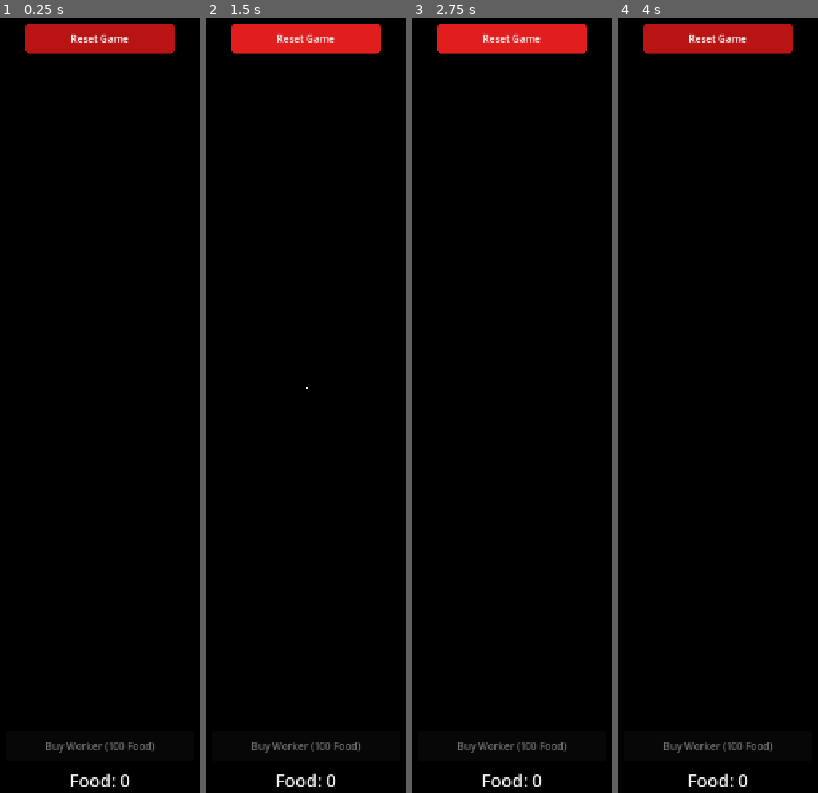
Above: before the commit, frames 1-4 (left to right).
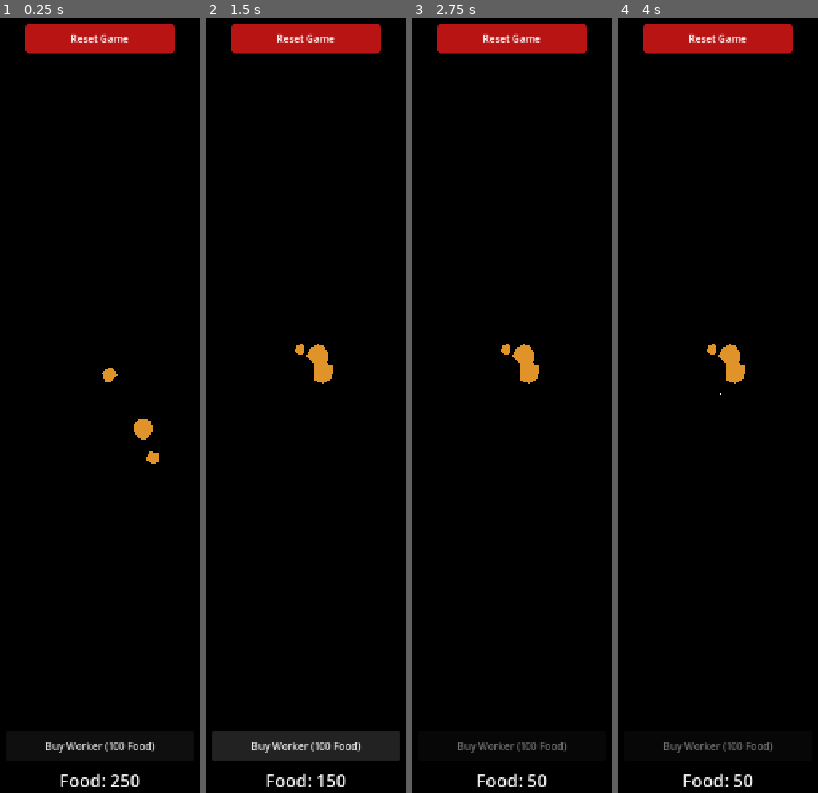
Above: after the commit, the same moments.

Repository: PabloVillagran/thatsHowYouGetAnts
Game: Godot game, scene res://MainScene.tscn
Two runs of this game, one before a commit and one after it. Both use one fixed random seed, a clock stepped at 60 frames per second and the inputs below.
Inputs (mouse positions are in pixels of both pictures, inside the frame that each line leads up to):
- Up to frame 1 (0.25 s): no input
- Up to frame 2 (1.5 s): click "Reset Game" at 0.5 s; click "Reset Game" (after the commit: "Buy Worker (100 Food)") at 1.25 s
- Up to frame 3 (2.75 s): click "Reset Game" (after the commit: "Buy Worker (100 Food)") at 2 s
- Up to frame 4 (4 s): tap Enter at 2.75 s; move the mouse to (817, 374) at 2.77 s; click (817, 374) at 2.92 s; tap Space at 3.5 s; drag from (628, 452) to (696, 568) at 3.52 s

The runs differ from the first frame. In frame 1, 1.1% of the frame differs, in the area x 23-80%, y 45-100%; in frame 2, 7.1%, in the area x 3-97%, y 0-100%; in frame 3, 3.6%; in frame 4, 0.9%.

Commit message:
Add worker food foraging

Diff:
--- a/scenes/ant_source.tscn
+++ b/scenes/ant_source.tscn
@@ -12,3 +12,6 @@
 
 [node name="WarriorCluster" type="Node2D" parent="." unique_id=814287650]
 position = Vector2(0, 32)
+
+[node name="FoodSources" type="Node2D" parent="."]
+z_index = -1
--- /dev/null
+++ b/scenes/food_source.tscn
@@ -0,0 +1,6 @@
+[gd_scene load_steps=2 format=3]
+
+[ext_resource type="Script" path="res://scripts/food_source.gd" id="1_food_source"]
+
+[node name="FoodSource" type="Polygon2D"]
+script = ExtResource("1_food_source")
--- a/scripts/ant_source.gd
+++ b/scripts/ant_source.gd
@@ -2,6 +2,7 @@
 
 signal worker_count_changed(count: int)
 const ANT_SCENE: PackedScene = preload("res://scenes/ant.tscn")
+const FOOD_SOURCE_SCENE: PackedScene = preload("res://scenes/food_source.tscn")
 const QUEEN_COUNT: int = 1
 const WORKER_COUNT: int = 10
 const WARRIOR_COUNT: int = 3
@@ -17,10 +18,14 @@
 @export_range(1.0, 10.0, 0.5) var idle_pause_duration: float = 3.0
 @export_range(0.0, 10000.0, 1.0) var food_search_range: float = 120.0
 @export_range(0.0, 10000.0, 1.0) var warrior_scout_range: float = 32.0
+@export_range(0, 20, 1) var active_food_source_count: int = 3
+@export_range(1, 100, 1) var food_per_ant_per_trip: int = 1
+@export_range(1.0, 20.0, 0.5) var food_gather_pause_duration: float = 5.0
 
 @onready var queen_cluster: Node2D = $QueenCluster
 @onready var worker_cluster: Node2D = $WorkerCluster
 @onready var warrior_cluster: Node2D = $WarriorCluster
+@onready var food_sources_container: Node2D = $FoodSources
 
 var queen_ants: Array[AntParticle] = []
 var worker_ants: Array[AntParticle] = []
@@ -36,6 +41,8 @@
 var warrior_idle_remaining: float = 0.0
 var worker_foraging_enabled: bool = false
 var worker_behavior_initialized: bool = false
+var worker_is_returning_food: bool = false
+var carried_food: int = 0
 
 
 func _ready() -> void:
@@ -43,6 +50,7 @@
 	if get_tree().current_scene == get_parent():
 		position = get_viewport_rect().size * 0.5
 	_spawn_colonies()
+	_spawn_initial_food_sources()
 	if not worker_ants.is_empty():
 		worker_groups.append(worker_ants.duplicate())
 	if not warrior_ants.is_empty():
@@ -109,6 +117,8 @@
 
 	var direction := Vector2.RIGHT.rotated(random.randf_range(0.0, TAU))
 	current_food_source = null
+	worker_is_returning_food = false
+	carried_food = 0
 	worker_destination = _center_of_mass(worker_ants) + direction * leader_destination_distance
 	_set_workers_walking()
 
@@ -135,14 +145,14 @@
 	worker_colony_is_walking = true
 
 
-func _pause_workers() -> void:
+func _pause_workers(duration: float = idle_pause_duration) -> void:
 	worker_colony_is_walking = false
-	worker_idle_remaining = idle_pause_duration
+	worker_idle_remaining = duration
 	_set_group_idle(worker_ants)
 
 
 func _update_worker_walking(delta: float) -> void:
-	if current_food_source != null:
+	if current_food_source != null and not worker_is_returning_food:
 		if not is_instance_valid(current_food_source):
 			current_food_source = null
 			_pause_workers()
@@ -165,7 +175,21 @@
 
 	if leader.position.distance_to(worker_destination) <= ARRIVAL_TOLERANCE and followers_settled:
 		worker_foraging_enabled = true
-		_pause_workers()
+		if worker_is_returning_food:
+			GameState.add_food(carried_food)
+			carried_food = 0
+			worker_is_returning_food = false
+			current_food_source = null
+			_pause_workers()
+		elif current_food_source != null and is_instance_valid(current_food_source):
+			carried_food = int(current_food_source.call("harvest", worker_ants.size() * food_per_ant_per_trip))
+			current_food_source = null
+			if carried_food > 0:
+				_pause_workers(food_gather_pause_duration)
+			else:
+				_pause_workers()
+		else:
+			_pause_workers()
 
 
 func _update_idle_workers(delta: float) -> void:
@@ -177,7 +201,10 @@
 		worker_idle_remaining = maxf(0.0, worker_idle_remaining - delta)
 		if worker_idle_remaining > 0.0:
 			return
-	if current_food_source != null and is_instance_valid(current_food_source):
+	if carried_food > 0:
+		_begin_worker_return_trip()
+		return
+	if current_food_source != null and is_instance_valid(current_food_source) and not worker_is_returning_food:
 		return
 	current_food_source = null
 	_start_worker_foraging_walk()
@@ -251,13 +278,15 @@
 func _nearest_food_source() -> Node2D:
 	var leader := worker_ants[0]
 	var nearest: Node2D
-	var nearest_distance := food_search_range
+	var nearest_distance := INF
 	for candidate in get_tree().get_nodes_in_group("food_sources"):
 		var source := candidate as Node2D
 		if source == null:
 			continue
+		if int(source.get("food_remaining")) <= 0:
+			continue
 		var distance := leader.global_position.distance_to(source.global_position)
-		if distance <= food_search_range and (nearest == null or distance < nearest_distance):
+		if nearest == null or distance < nearest_distance:
 			nearest = source
 			nearest_distance = distance
 	return nearest
@@ -268,6 +297,34 @@
 	for ant in group:
 		center += ant.position
 	return center / float(group.size())
+
+
+func _spawn_initial_food_sources() -> void:
+	for _index in range(active_food_source_count):
+		_spawn_food_source()
+
+
+func _spawn_food_source() -> void:
+	var source := FOOD_SOURCE_SCENE.instantiate() as Node2D
+	source.connect("depleted", _on_food_source_depleted)
+	food_sources_container.add_child(source)
+	source.call("initialize", random)
+	var angle := random.randf_range(0.0, TAU)
+	var radius := random.randf_range(food_search_range * 0.45, food_search_range)
+	source.position = Vector2.RIGHT.rotated(angle) * radius
+
+
+func _on_food_source_depleted(_source: Node2D) -> void:
+	_spawn_food_source()
+
+
+func _begin_worker_return_trip() -> void:
+	if worker_is_returning_food or carried_food <= 0:
+		return
+	worker_is_returning_food = true
+	current_food_source = null
+	worker_destination = worker_cluster.to_local(queen_cluster.global_position)
+	_set_workers_walking()
 
 
 
--- /dev/null
+++ b/scripts/food_source.gd
@@ -0,0 +1,57 @@
+extends Polygon2D
+
+signal depleted(source: Node2D)
+
+const SIDE_COUNTS: Array[int] = [5, 6, 7, 9]
+const MIN_FOOD: int = 50
+const MAX_FOOD: int = 300
+const MIN_RADIUS: float = 8.0
+const MAX_RADIUS: float = 24.0
+
+var starting_food: int = 0
+var food_remaining: int = 0
+var _depletion_step: int = 0
+var _is_depleted: bool = false
+
+
+func initialize(random: RandomNumberGenerator) -> void:
+	var sides := SIDE_COUNTS[random.randi_range(0, SIDE_COUNTS.size() - 1)]
+	starting_food = random.randi_range(MIN_FOOD, MAX_FOOD)
+	food_remaining = starting_food
+	var points := PackedVector2Array()
+	var base_angle := random.randf_range(0.0, TAU)
+	for index in range(sides):
+		var angle := base_angle + TAU * float(index) / float(sides) + random.randf_range(-0.13, 0.13)
+		var vertex_radius := random.randf_range(0.72, 1.0)
+		points.append(Vector2.RIGHT.rotated(angle) * vertex_radius)
+	polygon = points
+	var size_ratio := float(starting_food - MIN_FOOD) / float(MAX_FOOD - MIN_FOOD)
+	var radius := lerpf(MIN_RADIUS, MAX_RADIUS, size_ratio)
+	scale = Vector2.ONE * radius
+	color = Color(0.88, 0.58, 0.16, 1.0)
+	add_to_group("food_sources")
+
+
+func harvest(requested_amount: int) -> int:
+	if requested_amount <= 0 or _is_depleted:
+		return 0
+	var collected := mini(requested_amount, food_remaining)
+	food_remaining -= collected
+	var new_step := 4 if food_remaining == 0 else mini(3, int((starting_food - food_remaining) * 4.0 / starting_food))
+	if new_step > _depletion_step:
+		_depletion_step = new_step
+		scale = Vector2.ONE * _base_radius() * (1.0 - 0.25 * float(_depletion_step))
+	if food_remaining == 0:
+		_is_depleted = true
+		call_deferred("_finish_depletion")
+	return collected
+
+
+func _finish_depletion() -> void:
+	depleted.emit(self)
+	queue_free()
+
+
+func _base_radius() -> float:
+	var size_ratio := float(starting_food - MIN_FOOD) / float(MAX_FOOD - MIN_FOOD)
+	return lerpf(MIN_RADIUS, MAX_RADIUS, size_ratio)
--- a/scripts/game_state.gd
+++ b/scripts/game_state.gd
@@ -3,9 +3,10 @@
 signal food_changed(amount: int)
 
 const QUEEN_FOOD_INTERVAL: float = 5.0
+const STARTING_FOOD: int = 250
 const SAVE_PATH: String = "user://game_state.json"
 
-var food_amount: int = 0:
+var food_amount: int = STARTING_FOOD:
 	set(value):
 		food_amount = maxi(value, 0)
 		food_changed.emit(food_amount)
@@ -88,7 +89,7 @@
 			push_error("Could not remove saved game: %s" % error_string(remove_error))
 			return
 
-	food_amount = 0
+	food_amount = STARTING_FOOD
 	queen_food_elapsed = 0.0
 	has_saved_game = false
 	saved_queen_amount = 1
